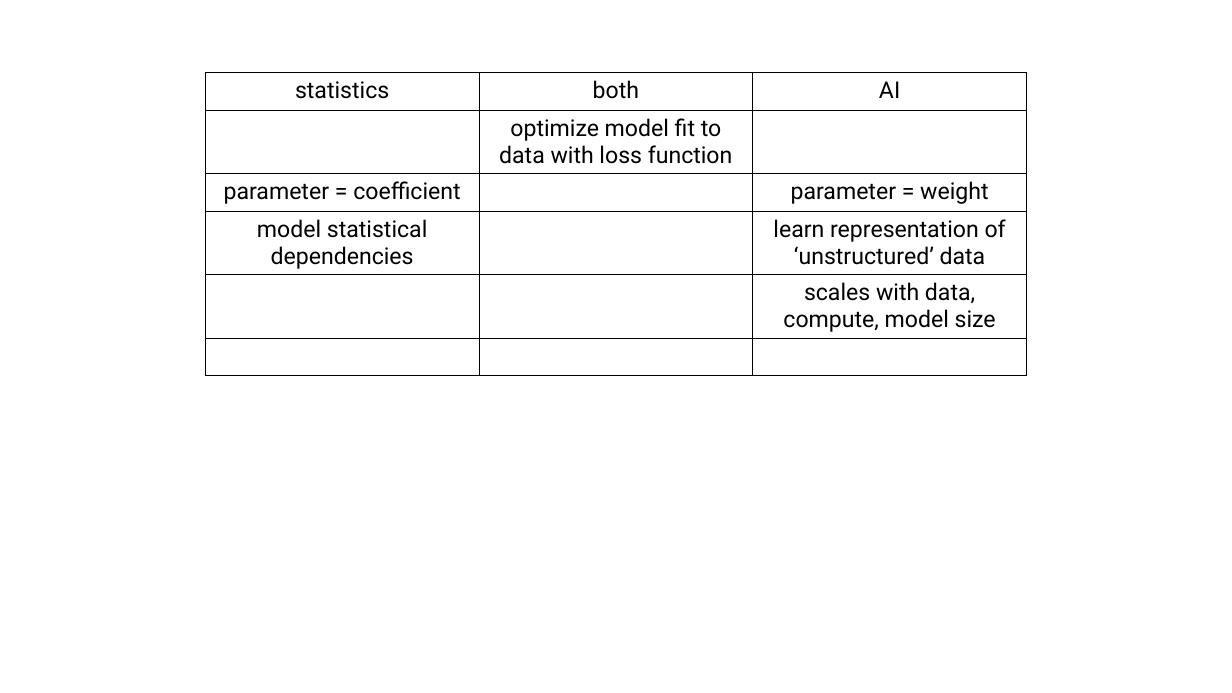
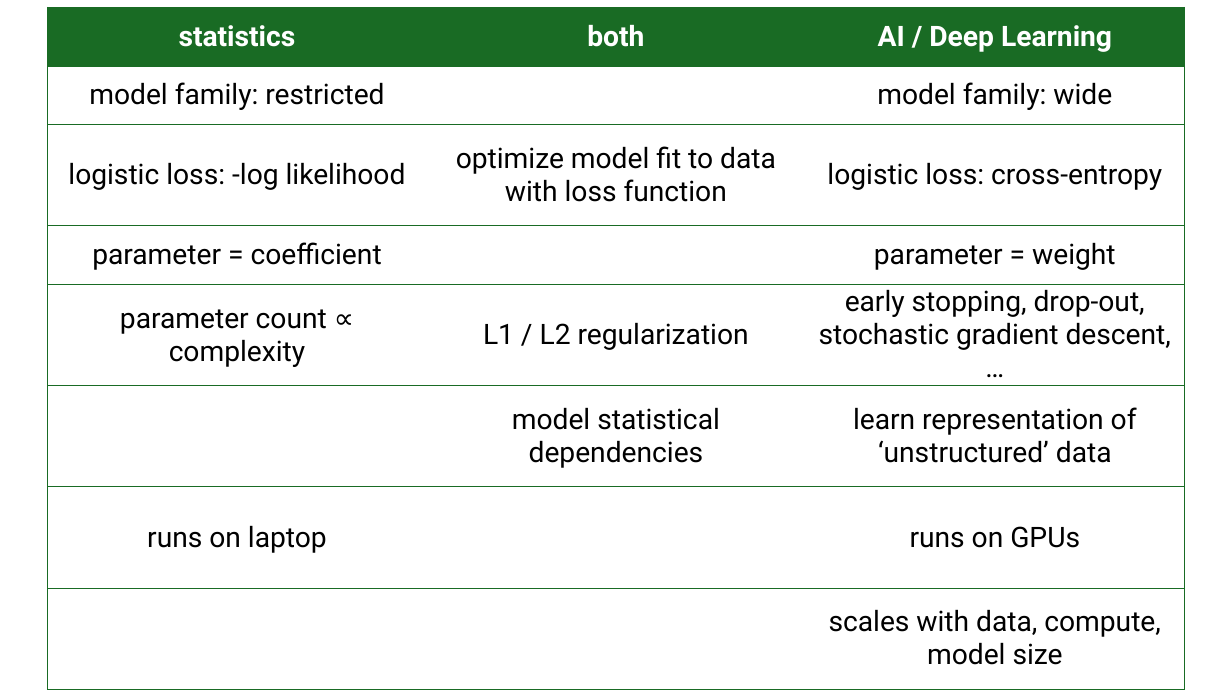
Before and after one commit to vanAmsterdam/vanamsterdam.github.io, a slide deck: slide 6 of talks/240926-bmsaned-ai-in-health/stats-vs-ai.pptx (slide 1 before the commit). Drawn at 1232x693 pixels with LibreOffice and Linux fonts; fonts in the diff are those of the drawing. Boxes give left, top, right and bottom in pixels: in the first picture for what was removed or moved away, otherwise in the second. Text is boxed around its words. In the diff, an @@ line names an element or a change of style, - is before the commit and + after.

```diff
--- a/talks/240926-bmsaned-ai-in-health/stats-vs-ai.pptx
+++ b/talks/240926-bmsaned-ai-in-health/stats-vs-ai.pptx
@@ table at box(48, 7, 1185, 690) @@
-row 1: statistics | both | AI
-row 2:  | optimize model fit to data with loss function | 
+row 1: statistics | both | AI / Deep Learning
+row 2: model family: restricted |  | model family: wide
+row 3: logistic loss: -log likelihood | optimize model fit to data with loss function | logistic loss: cross-entropy
-row 4: model statistical dependencies |  | learn representation of ‘unstructured’ data
+row 5: parameter count ∝ complexity | L1 / L2 regularization | early stopping, drop-out, stochastic gradient descent, …
+row 6:  | model statistical dependencies | learn representation of ‘unstructured’ data
+row 7: runs on laptop |  | runs on GPUs
-row 6:  |  | 
@@ table: place and size @@
-table at box(205, 73, 1026, 380)
+table at box(48, 7, 1185, 690)
```
Also in this commit, not shown: 5 slides added, 13 other files.
